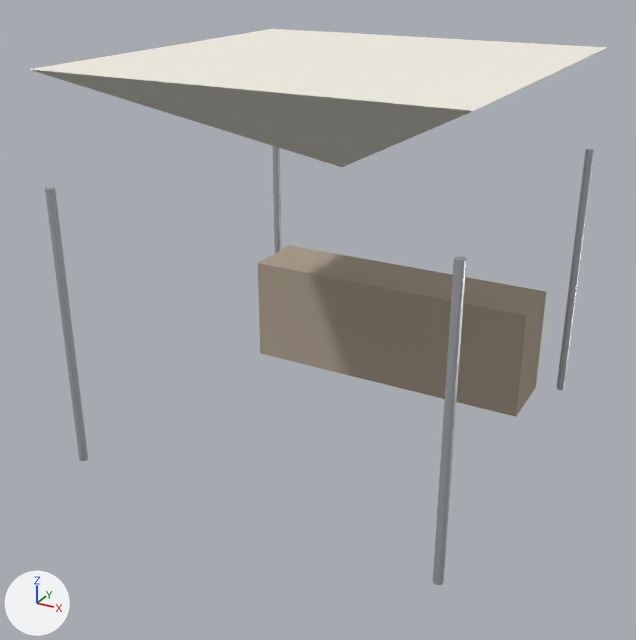
Two versions of the glTF model unreal/MappingSaintDenis/Content/Import/Elements/SM_Tonnelle_asso.glb, one commit apart.
Before and after are seen from a 50 mm lens placed at (3.0, -5.84, 3.82), pointed at (-0.06, -0.27, 1.03). Every picture has the same lights, and +X, +Y and +Z are marked at lower left. The older version comes first.

Script lines for the objects in view, before the commit:
```python
me_sm_tonnelle_asso_1 = bpy.data.meshes.new('SM_Tonnelle_asso_1')
me_sm_tonnelle_asso_1.from_pydata(...)  # a 12-sided cylinder along z spanning x -1.53..-1.47, y -1.53..-1.47, z 0.0..2.2
me_sm_tonnelle_asso_1.materials.append(mat_m_inox)  # light grey #c4c7ca
me_sm_tonnelle_asso_2 = bpy.data.meshes.new('SM_Tonnelle_asso_2')
me_sm_tonnelle_asso_2.from_pydata(...)  # a 12-sided cylinder along z spanning x 1.47..1.53, y 1.47..1.53, z 0.0..2.2
me_sm_tonnelle_asso_2.materials.append(mat_m_inox)  # light grey #c4c7ca
me_sm_tonnelle_asso_4 = bpy.data.meshes.new('SM_Tonnelle_asso_4')
me_sm_tonnelle_asso_4.from_pydata([(0.0, 0.0, 3.0), (1.53, -1.53, 3.0), (0.0, 0.0, 2.2), (-1.53, -1.53, 3.0), (-1.53, 1.53, 3.0), (1.53, 1.53, 3.0)], [], [(1, 0, 3), (1, 3, 2), (3, 0, 4), (3, 4, 2), (4, 0, 5), (4, 5, 2), (5, 0, 1), (5, 1, 2)])
me_sm_tonnelle_asso_4.materials.append(mat_m_tente)  # white #f5f1e5
ob_sm_tonnelle_asso_1 = bpy.data.objects.new('SM_Tonnelle_asso_1', me_sm_tonnelle_asso_1)
ob_sm_tonnelle_asso_1.location = (0.0, 0.0, 0.0)
ob_sm_tonnelle_asso_2 = bpy.data.objects.new('SM_Tonnelle_asso_2', me_sm_tonnelle_asso_2)
ob_sm_tonnelle_asso_2.location = (0.0, 0.0, 0.0)
ob_sm_tonnelle_asso_4 = bpy.data.objects.new('SM_Tonnelle_asso_4', me_sm_tonnelle_asso_4)
ob_sm_tonnelle_asso_4.location = (0.0, 0.0, 0.0)
# also in view: 'SM_Tonnelle_asso_5' at (0.0, 1.1, 0.47); 'SM_Tonnelle_asso_3' at (1.5, -1.5, 1.1)
```
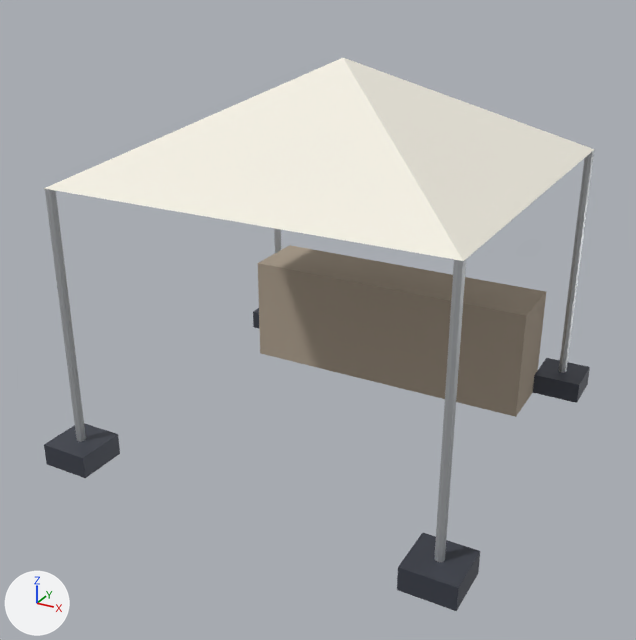
Where the change shows, as pixel boxes [x1, y1, x2, y2] in the pictures (636 x 640 px):
'SM_Tonnelle_asso_4', reshaped (47% taller)
    before: [29, 29, 607, 167]
    after: [44, 58, 594, 261]
'SM_Tonnelle_asso_9', added
    after: [397, 533, 480, 611]
'SM_Tonnelle_asso_7', added
    after: [44, 423, 120, 478]
'SM_Tonnelle_asso_8', added
    after: [533, 358, 590, 403]
'SM_Tonnelle_asso_6', added (mostly hidden)
    after: [253, 308, 260, 329]

Patch to the scene script:
```diff
--- a/unreal/MappingSaintDenis/Content/Import/Elements/SM_Tonnelle_asso.glb.py
+++ b/unreal/MappingSaintDenis/Content/Import/Elements/SM_Tonnelle_asso.glb.py
@@ mat_m_noir @@
+mat_m_noir = principled_material('M_Noir')
+mat_m_noir.base_color = (0.0706, 0.0784, 0.102)  # greyish blue #4b4f5a
+mat_m_noir.metallic = 0.4
@@ me_sm_tonnelle_asso_4 @@
 me_sm_tonnelle_asso_4.from_pydata(...)  # 6 vertices, 8 faces; spans x -1.53..1.53, y -1.53..1.53, z 2.2..3.0
 # used by ob_sm_tonnelle_asso_4; location = (0.0, 0.0, 0.0)
+# me_sm_tonnelle_asso_4 part 1: the whole mesh is multiplied about its middle by the matrix ((0.0, -1.0, 0.0), (-1.0, 0.0, 0.0), (0.0, 0.0, -1.0))
 me_sm_tonnelle_asso_4.materials.append(mat_m_tente)
@@ me_sm_tonnelle_asso_9 @@
+me_sm_tonnelle_asso_9.from_pydata(...)  # a box spanning x 1.3..1.7, y -1.7..-1.3, z 0.0..0.18
+me_sm_tonnelle_asso_9.materials.append(mat_m_noir)  # greyish blue #4b4f5a
@@ me_sm_tonnelle_asso_8 @@
+me_sm_tonnelle_asso_8.from_pydata(...)  # a box spanning x 1.3..1.7, y 1.3..1.7, z 0.0..0.18
+me_sm_tonnelle_asso_8.materials.append(mat_m_noir)  # greyish blue #4b4f5a
@@ me_sm_tonnelle_asso_7 @@
+me_sm_tonnelle_asso_7.from_pydata(...)  # a box spanning x -1.7..-1.3, y -1.7..-1.3, z 0.0..0.18
+me_sm_tonnelle_asso_7.materials.append(mat_m_noir)  # greyish blue #4b4f5a
@@ me_sm_tonnelle_asso_6 @@
+me_sm_tonnelle_asso_6.from_pydata(...)  # a box spanning x -1.7..-1.3, y 1.3..1.7, z 0.0..0.18
+me_sm_tonnelle_asso_6.materials.append(mat_m_noir)  # greyish blue #4b4f5a
@@ ob_sm_tonnelle_asso_9 @@
+ob_sm_tonnelle_asso_9 = bpy.data.objects.new('SM_Tonnelle_asso_9', me_sm_tonnelle_asso_9)
+ob_sm_tonnelle_asso_9.location = (0.0, 0.0, 0.0)
@@ ob_sm_tonnelle_asso_8 @@
+ob_sm_tonnelle_asso_8 = bpy.data.objects.new('SM_Tonnelle_asso_8', me_sm_tonnelle_asso_8)
+ob_sm_tonnelle_asso_8.location = (0.0, 0.0, 0.0)
@@ ob_sm_tonnelle_asso_7 @@
+ob_sm_tonnelle_asso_7 = bpy.data.objects.new('SM_Tonnelle_asso_7', me_sm_tonnelle_asso_7)
+ob_sm_tonnelle_asso_7.location = (0.0, 0.0, 0.0)
@@ ob_sm_tonnelle_asso_6 @@
+ob_sm_tonnelle_asso_6 = bpy.data.objects.new('SM_Tonnelle_asso_6', me_sm_tonnelle_asso_6)
+ob_sm_tonnelle_asso_6.location = (0.0, 0.0, 0.0)
```
